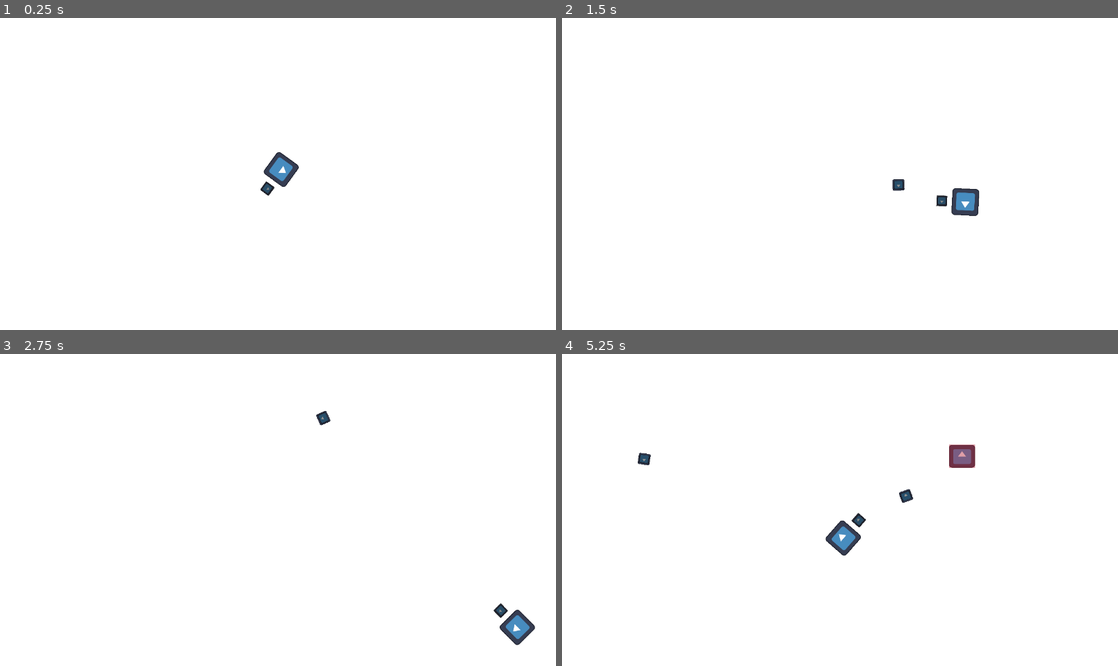
Above: before the commit, frames 1-4 (two rows, left to right).
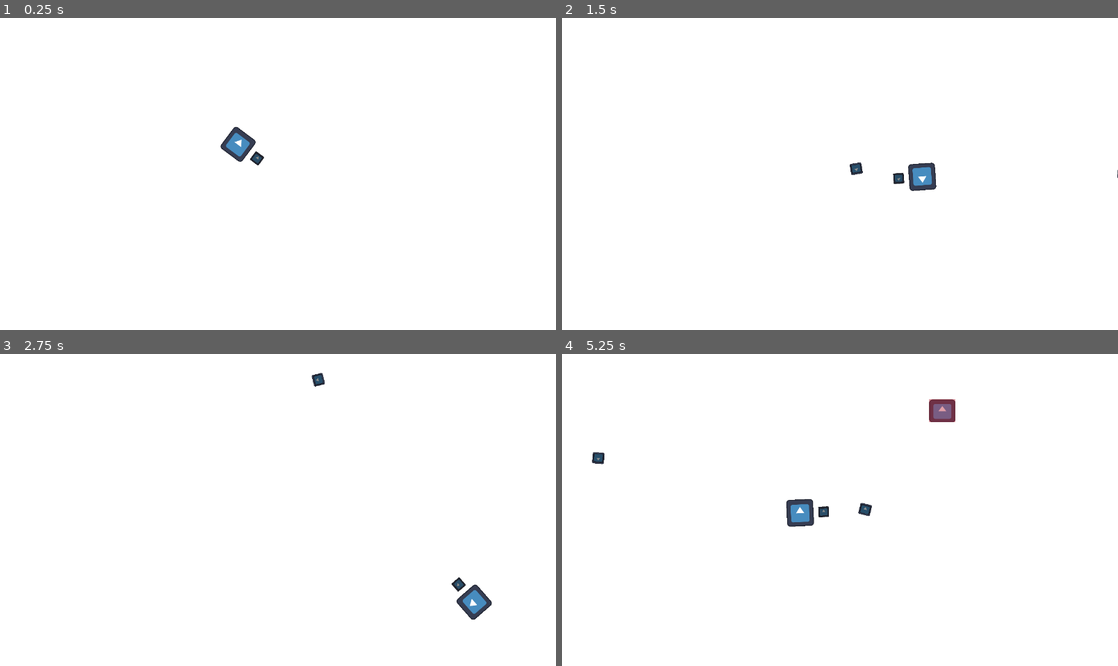
Above: after the commit, the same moments.

Repository: EisenhornE/top-down-shooter-demo
Game: Godot game, scene res://scenes/world.tscn
The game is run twice, just before and just after one commit, with the same random seed, the same clock (stepped at 60 frames per second) and the same inputs. The engine's default icon, where the game draws it, is replaced by a stand-in: a white triangle on a blue panel in a dark square.
Inputs (mouse positions are in pixels of both pictures, inside the frame that each line leads up to):
- Up to frame 1 (0.25 s): no input
- Up to frame 2 (1.5 s): tap Enter at 0.5 s; move the mouse to (962, 158) at 0.52 s; hold D (right) 0.53-1.28 s; click (962, 158) at 0.6 s; move the mouse to (728, 189) at 1.27 s; hold S (down) from 1.28 s (still down); click (728, 189) at 1.35 s
- Up to frame 3 (2.75 s): move the mouse to (333, 441) at 2.02 s; release S (down) at 2.03 s; hold D (right) from 2.03 s (still down); click (333, 441) at 2.1 s
- Up to frame 4 (5.25 s): move the mouse to (812, 572) at 2.77 s; release D (right) at 2.78 s; hold W (up) 2.78-3.53 s; click (812, 572) at 2.85 s; move the mouse to (1006, 556) at 3.52 s; hold A (left) 3.53-5.03 s; click (1006, 556) at 3.6 s; move the mouse to (673, 463) at 4.27 s; click (673, 463) at 4.35 s; move the mouse to (867, 510) at 5.02 s; hold S (down) from 5.03 s (still down); click (867, 510) at 5.1 s

The runs differ from the first frame. In frame 1, 1.0% of the frame differs, in the area x 39-54%, y 34-58%; in frame 2, 1.1%; in frame 3, 1.1%; in frame 4, 2.0%, in the area x 5-75%, y 14-65%.
Error before the commit: Attempt to call function 'start' in base 'null instance' on a null instance. (res://scripts/gameManager.gd:14)

Commit message:
Update world.tscn

Diff:
--- a/scenes/world.tscn
+++ b/scenes/world.tscn
@@ -6,7 +6,7 @@
 
 [sub_resource type="Curve2D" id="Curve2D_mn7ca"]
 _data = {
-"points": PackedVector2Array(0, 0, 0, 0, 25, 27, 0, 0, 0, 0, 1333, 27, 0, 0, 0, 0, 1341, 737, 0, 0, 0, 0, 21, 733, 0, 0, 0, 0, 25, 27)
+"points": PackedVector2Array(0, 0, 0, 0, -31, -19, 0, 0, 0, 0, 1396, -25, 0, 0, 0, 0, 1409, 811, 0, 0, 0, 0, -29, 791, 0, 0, 0, 0, -29, -17)
 }
 point_count = 5
 
@@ -17,20 +17,23 @@
 enemy_scene = ExtResource("2_g5nh4")
 
 [node name="spawn_timer" type="Timer" parent="gameManager"]
-wait_time = 4.0
-autostart = true
+
+[node name="reduce_spawn_timer" type="Timer" parent="gameManager"]
+wait_time = 5.0
 
 [node name="player" parent="." instance=ExtResource("1_bwj20")]
 position = Vector2(585, 313)
 
 [node name="Camera2D" type="Camera2D" parent="."]
-position = Vector2(577, 324)
+position = Vector2(683, 386)
 
 [node name="enemy_spawn" type="Path2D" parent="."]
 curve = SubResource("Curve2D_mn7ca")
 
 [node name="enemy_spawn_point" type="PathFollow2D" parent="enemy_spawn"]
 unique_name_in_owner = true
-position = Vector2(25, 27)
+position = Vector2(-31, -19)
+rotation = -0.0042046
 
 [connection signal="timeout" from="gameManager/spawn_timer" to="gameManager" method="_on_spawn_timer_timeout"]
+[connection signal="timeout" from="gameManager/reduce_spawn_timer" to="gameManager" method="_on_reduce_spawn_timer_timeout"]
